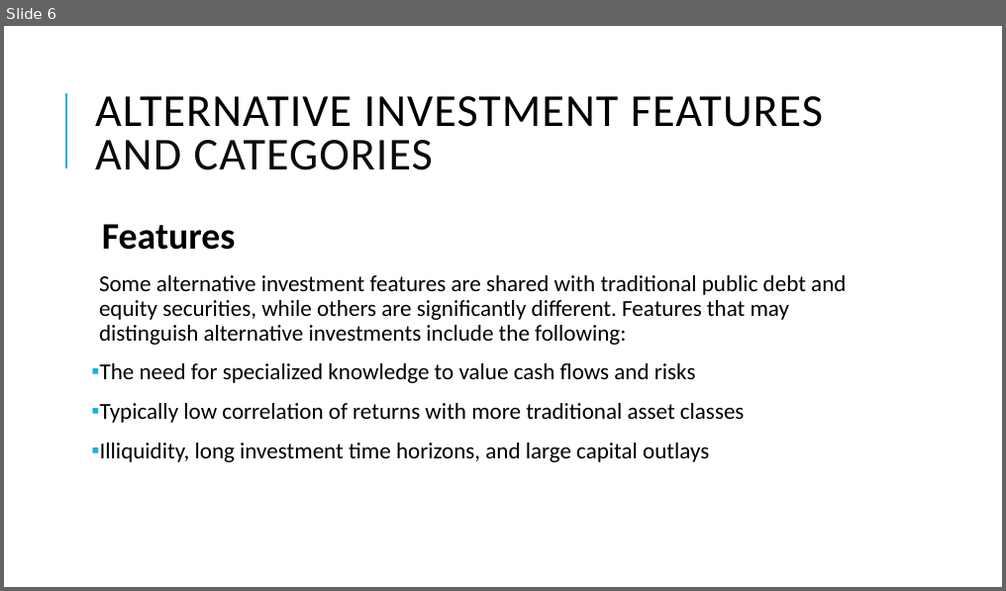
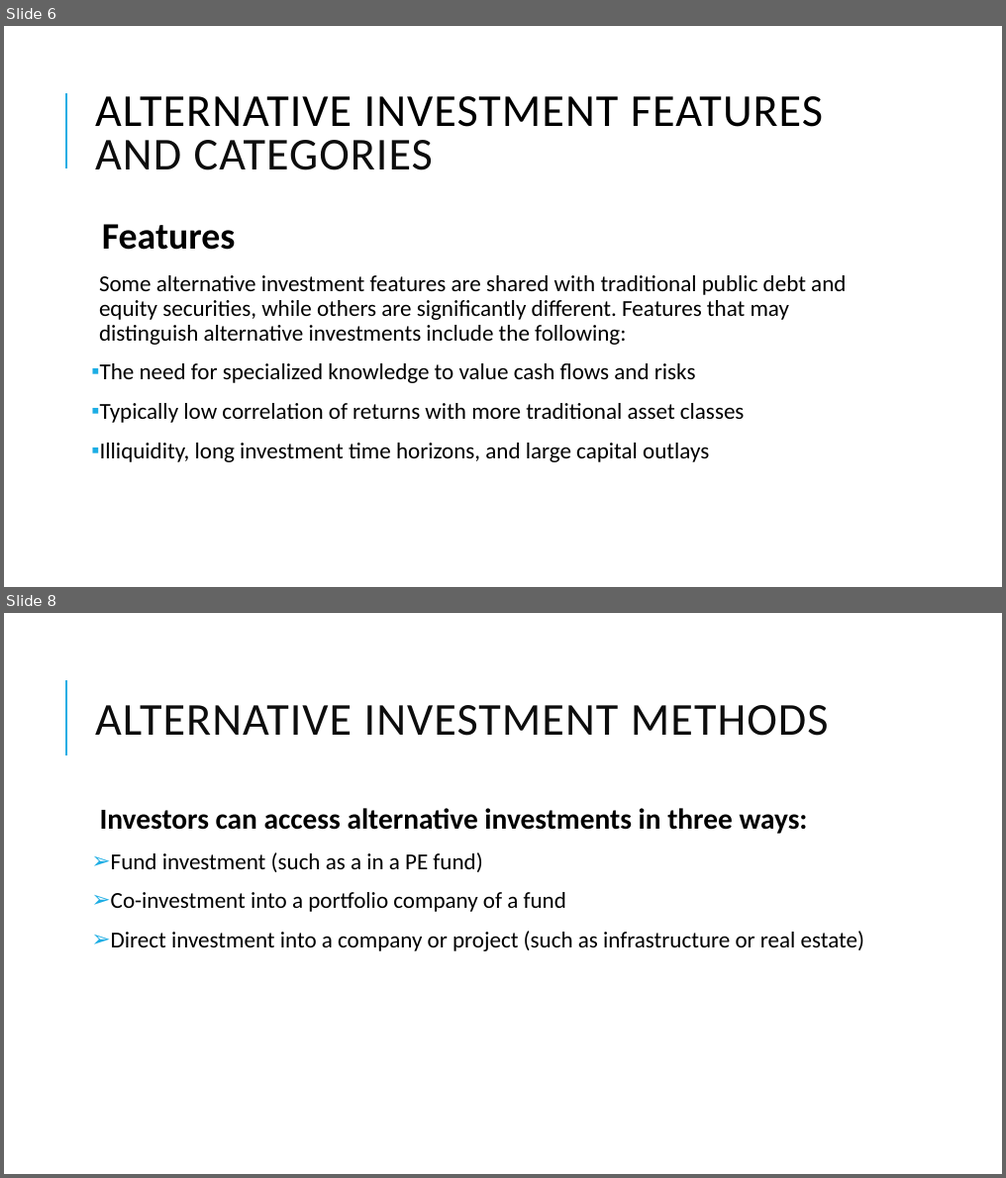
Before and after one commit to Isco0530/data, a slide deck: 2024Alternative.pptx. Shown one above the other, each under a label of ours: slide 6 before the commit, slides 6 and 8 after it; the slides between them are not shown. The pictures are 1006x591 and 1006x1178 pixels, drawn with LibreOffice and Linux fonts; fonts in the diff are those of the drawing. Boxes give left, top, right and bottom in pixels: in the first picture for what was removed or moved away, otherwise in the second. Text is boxed around its words. In the diff, an @@ line names an element or a change of style, - is before the commit and + after.

```diff
--- a/2024Alternative.pptx
+++ b/2024Alternative.pptx
@@ slide 8 added at [4,613,1002,1174], background #FFFFFF; not listed: 1 template element that a slide beside it also shows @@
@@ title added at [95,705,829,736], 44 pt, text #0D0D0D @@
+ALTERNATIVE INVESTMENT METHODS
@@ text added at [100,808,864,952], 22 pt, text #000000 @@
+  Investors can access alternative investments in three ways:
+➢ Fund investment (such as a in a PE fund)
+➢ Co-investment into a portfolio company of a fund
+➢ Direct investment into a company or project (such as infrastructure or real estate)
```
Also in this commit, not shown: 2 slides changed, 11 other slides added.
